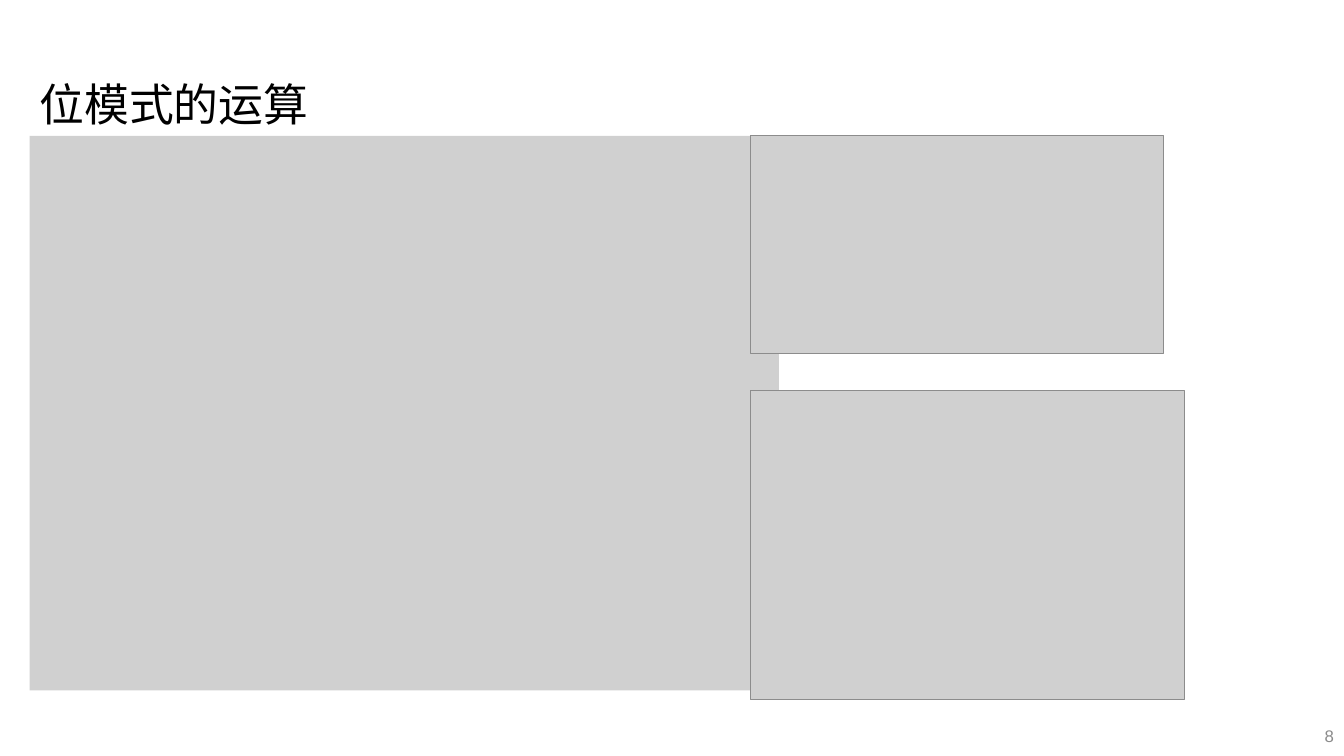
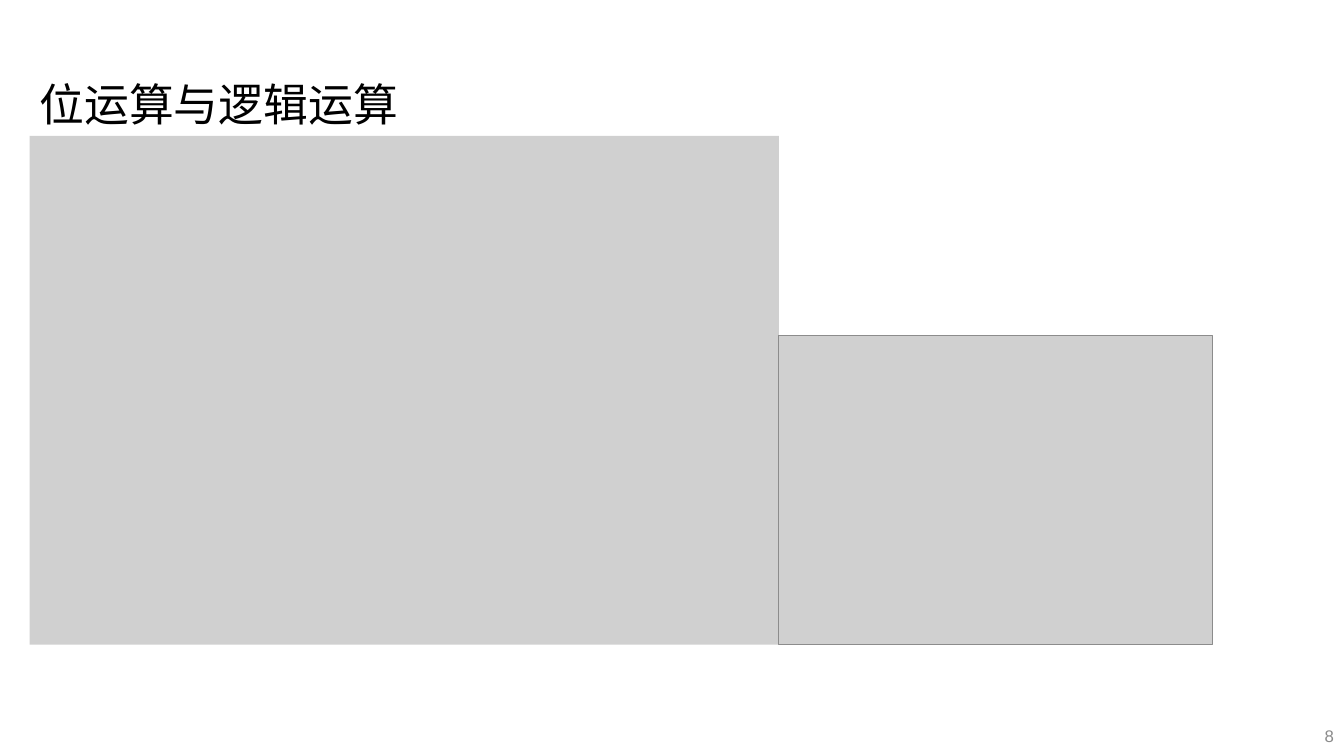
Before and after one commit to vwOvOwv/ICS-2026-Fall-TA, a slide deck: slide 8 of 02-Data.pptx. Drawn at 1344x756 pixels with LibreOffice and Linux fonts; fonts in the diff are those of the drawing; grey boxes stand for pictures. Boxes give left, top, right and bottom in pixels: in the first picture for what was removed or moved away, otherwise in the second. Text is boxed around its words. In the diff, an @@ line names an element or a change of style, - is before the commit and + after.

Commit message:
fix typo and error.

```diff
--- a/02-Data.pptx
+++ b/02-Data.pptx
@@ text at (40, 83, 399, 125): text changed @@
-位模式的运算
+位运算与逻辑运算
@@ picture: place and size @@
-picture at (29, 136, 778, 691)
+picture at (29, 136, 778, 645)
@@ picture removed at (751, 136, 1164, 354) @@
@@ picture: place and size @@
-picture at (751, 390, 1185, 699)
+picture at (779, 336, 1213, 644)
```
Also in this commit, not shown: 13 other slides changed.
